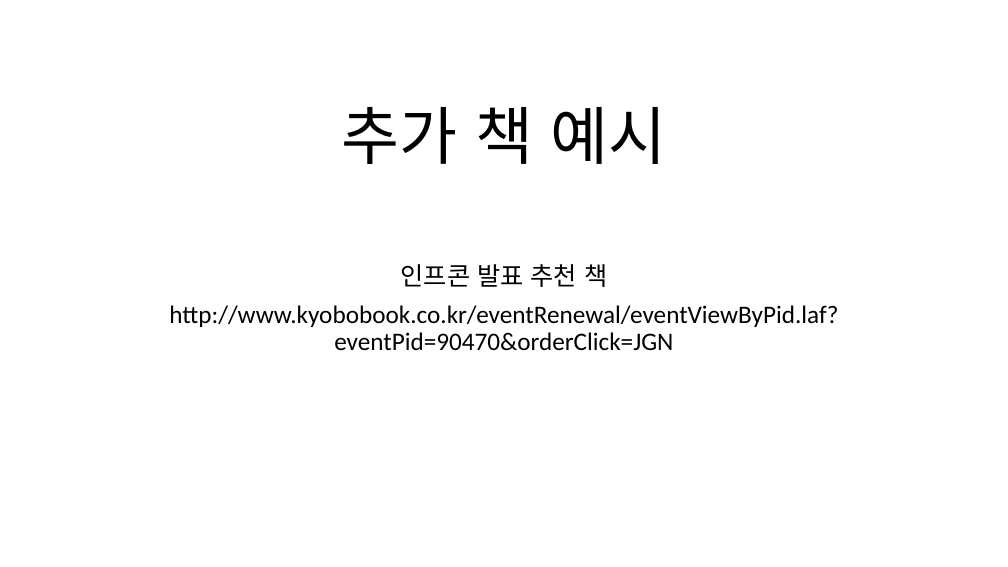
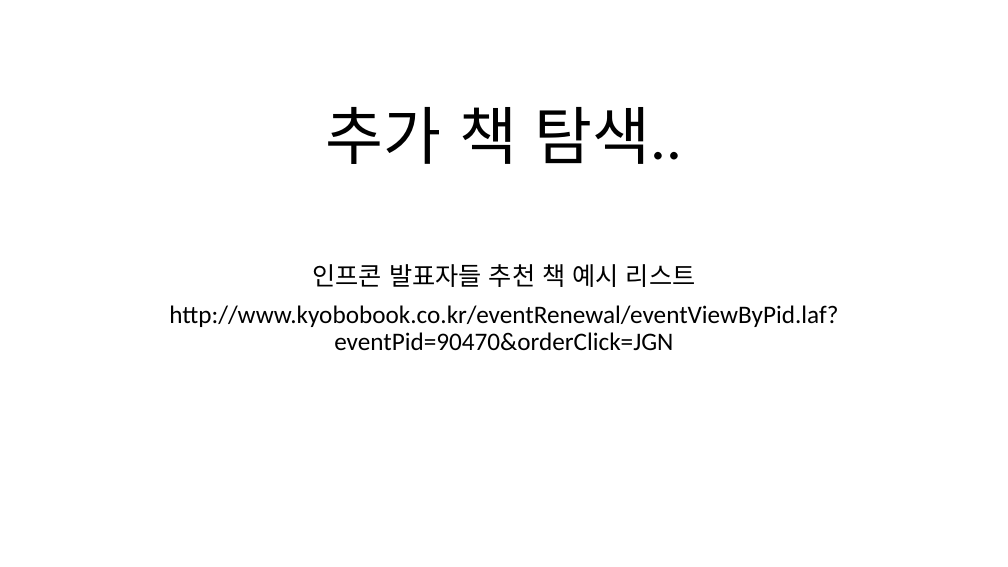
Before and after one commit to dharana77/metoringPython, a slide deck: slide 18 of 피피티_마무리.pptx (slide 19 before the commit). Drawn at 1008x567 pixels with LibreOffice and Linux fonts; fonts in the diff are those of the drawing. Boxes give left, top, right and bottom in pixels: in the first picture for what was removed or moved away, otherwise in the second. Text is boxed around its words. In the diff, an @@ line names an element or a change of style, - is before the commit and + after.

```diff
--- a/피피티_마무리.pptx
+++ b/피피티_마무리.pptx
@@ title at [326, 107, 683, 164]: text changed @@
-추가 책 예시
+추가 책 탐색..
@@ subtitle at [312, 264, 696, 287]: text changed @@
-인프콘 발표 추천 책
+인프콘 발표자들 추천 책 예시 리스트
```
Also in this commit, not shown: 19 other slides changed, 1 slide removed, 1 other file.
